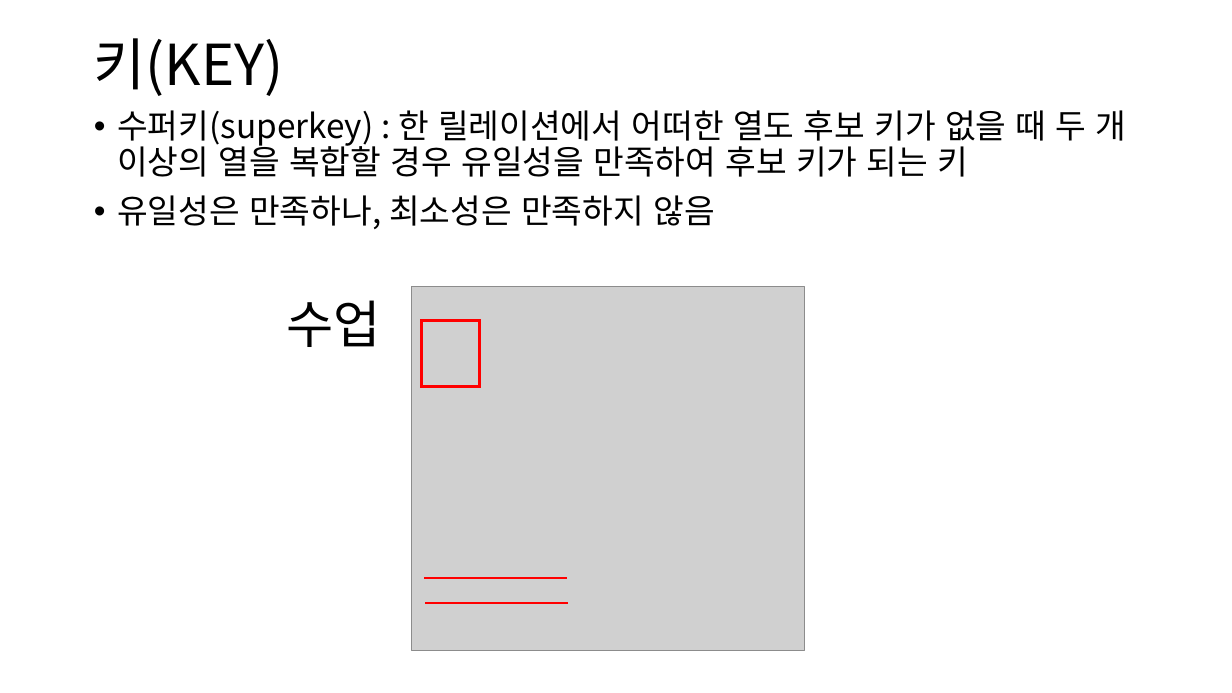
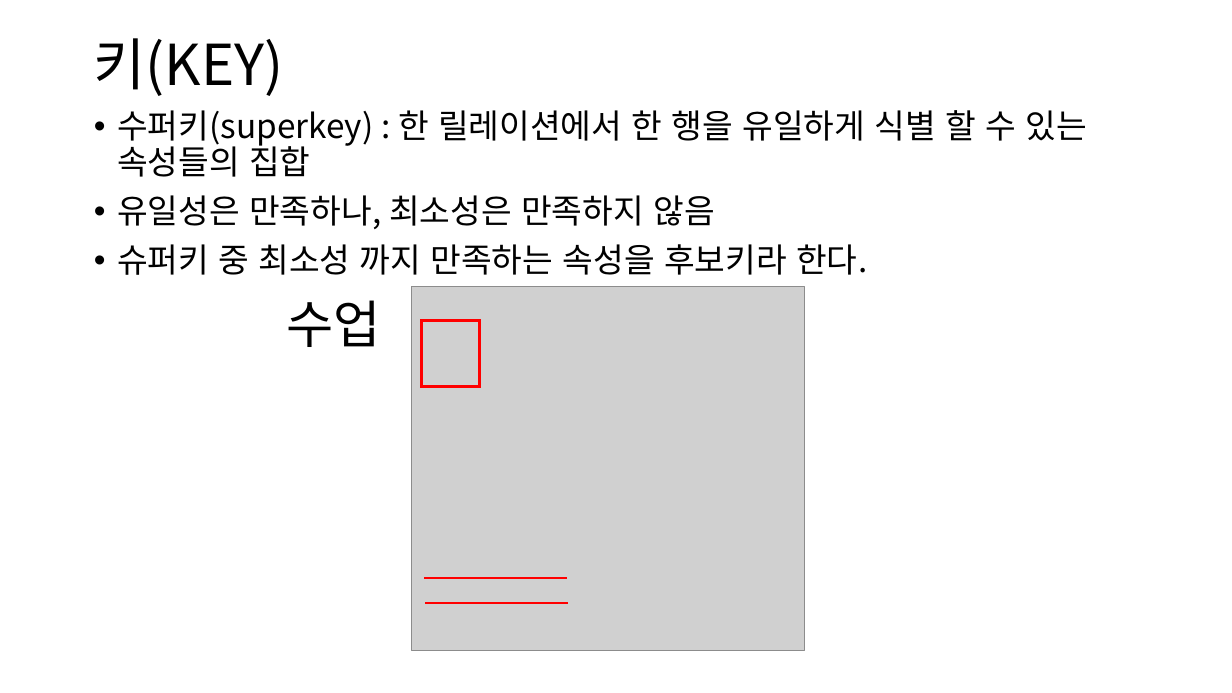
Before and after one commit to lhs501/mirim, a slide deck: slide 5 of schema.pptx. Drawn at 1232x693 pixels with LibreOffice and Linux fonts; fonts in the diff are those of the drawing; grey boxes stand for pictures. Boxes give left, top, right and bottom in pixels: in the first picture for what was removed or moved away, otherwise in the second. Text is boxed around its words. In the diff, an @@ line names an element or a change of style, - is before the commit and + after.

```diff
--- a/schema.pptx
+++ b/schema.pptx
@@ text at (117,110,1086,177): text changed @@
-• 수퍼키(superkey) : 한 릴레이션에서 어떠한 열도 후보 키가 없을 때 두 개 이상의 열을 복합할 경우 유일성을 만족하여 후보 키가 되는 키
+• 수퍼키(superkey) : 한 릴레이션에서 한 행을 유일하게 식별 할 수 있는 속성들의 집합
@@ text at (117,244,868,275): paragraph added @@
+• 슈퍼키 중 최소성 까지 만족하는 속성을 후보키라 한다.
```
Also in this commit, not shown: 8 other slides changed, 3 other files.
